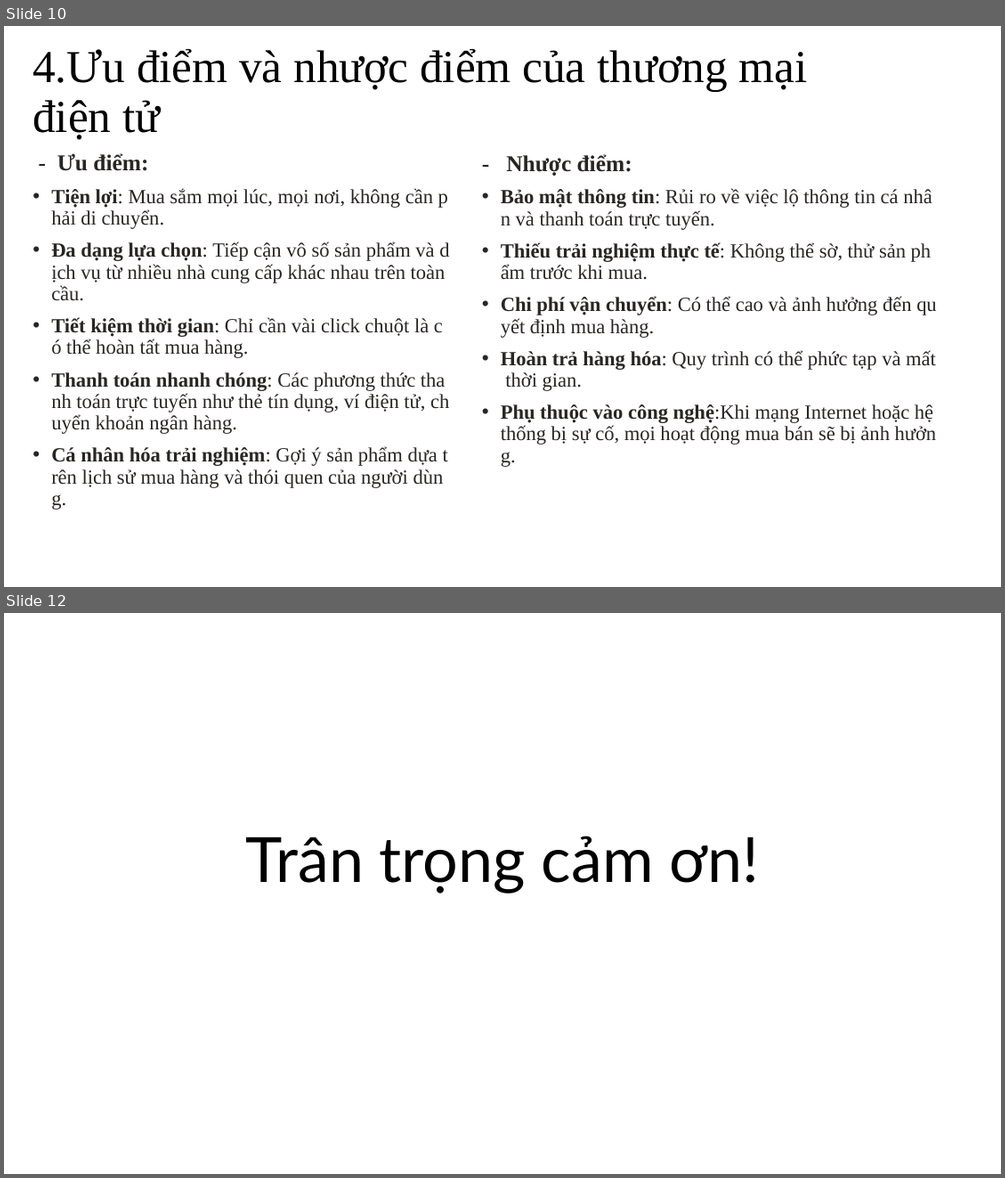
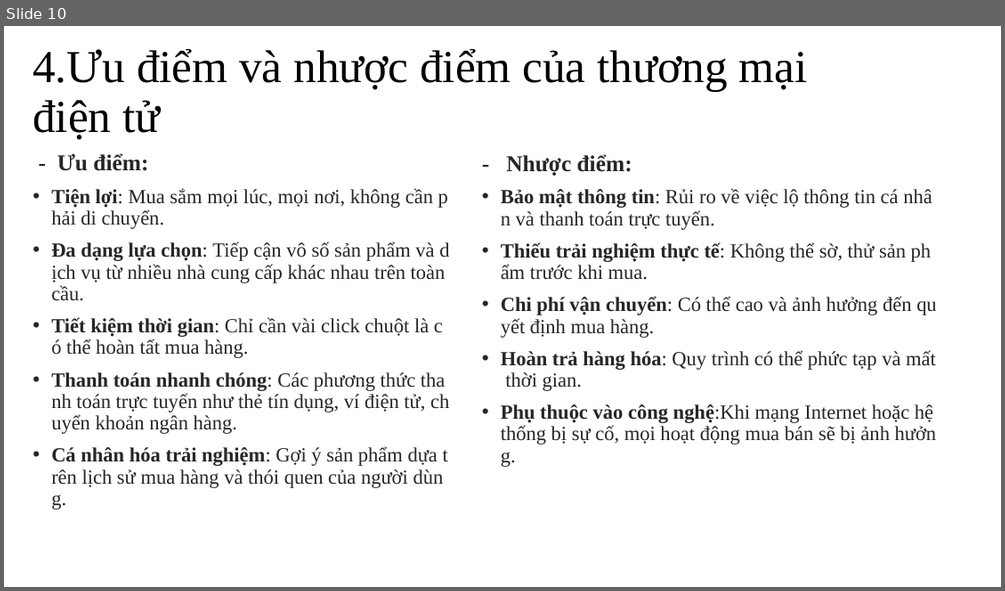
Before and after one commit to Nguyen12345tt/Baitap, a slide deck: Nhập môn CNTT/TMĐT Nguyễn Thành Nguyên.pptx. Shown one above the other, each under a label of ours: slides 10 and 12 before the commit, slide 10 after it; the slides between them are not shown. The pictures are 1005x1178 and 1005x591 pixels, drawn with LibreOffice and Linux fonts; fonts in the diff are those of the drawing. Boxes give left, top, right and bottom in pixels: in the first picture for what was removed or moved away, otherwise in the second. Text is boxed around its words. In the diff, an @@ line names an element or a change of style, - is before the commit and + after.

```diff
--- a/Nhập môn CNTT/TMĐT Nguyễn Thành Nguyên.pptx
+++ b/Nhập môn CNTT/TMĐT Nguyễn Thành Nguyên.pptx
@@ slide 12 removed at bbox=[4, 613, 1001, 1174], background #FFFFFF @@
@@ title removed at bbox=[246, 835, 760, 893] @@
-Trân trọng cảm ơn!
```
Also in this commit, not shown: 2 slides changed, 1 slide added, 9 other files.
